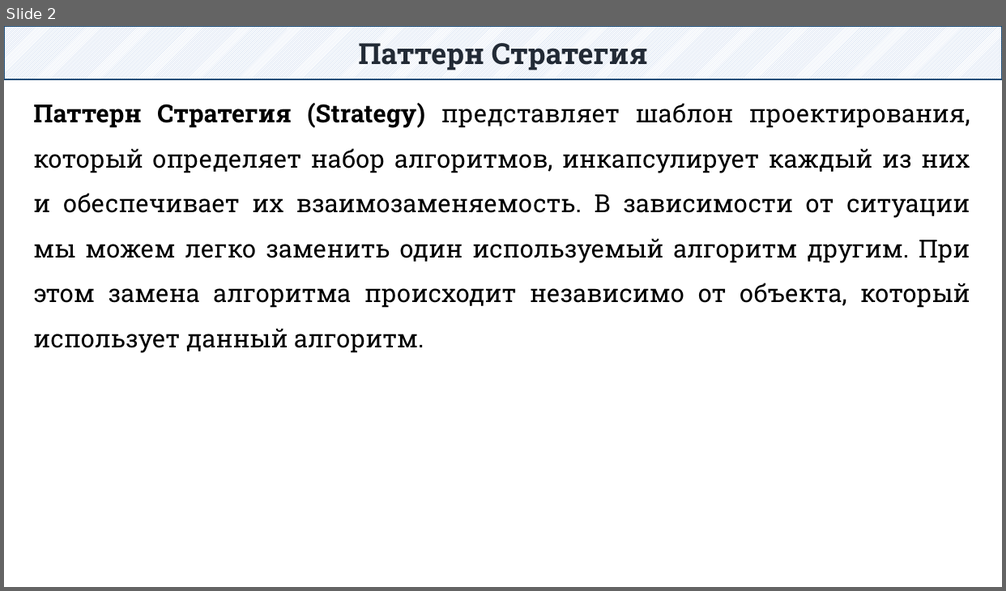
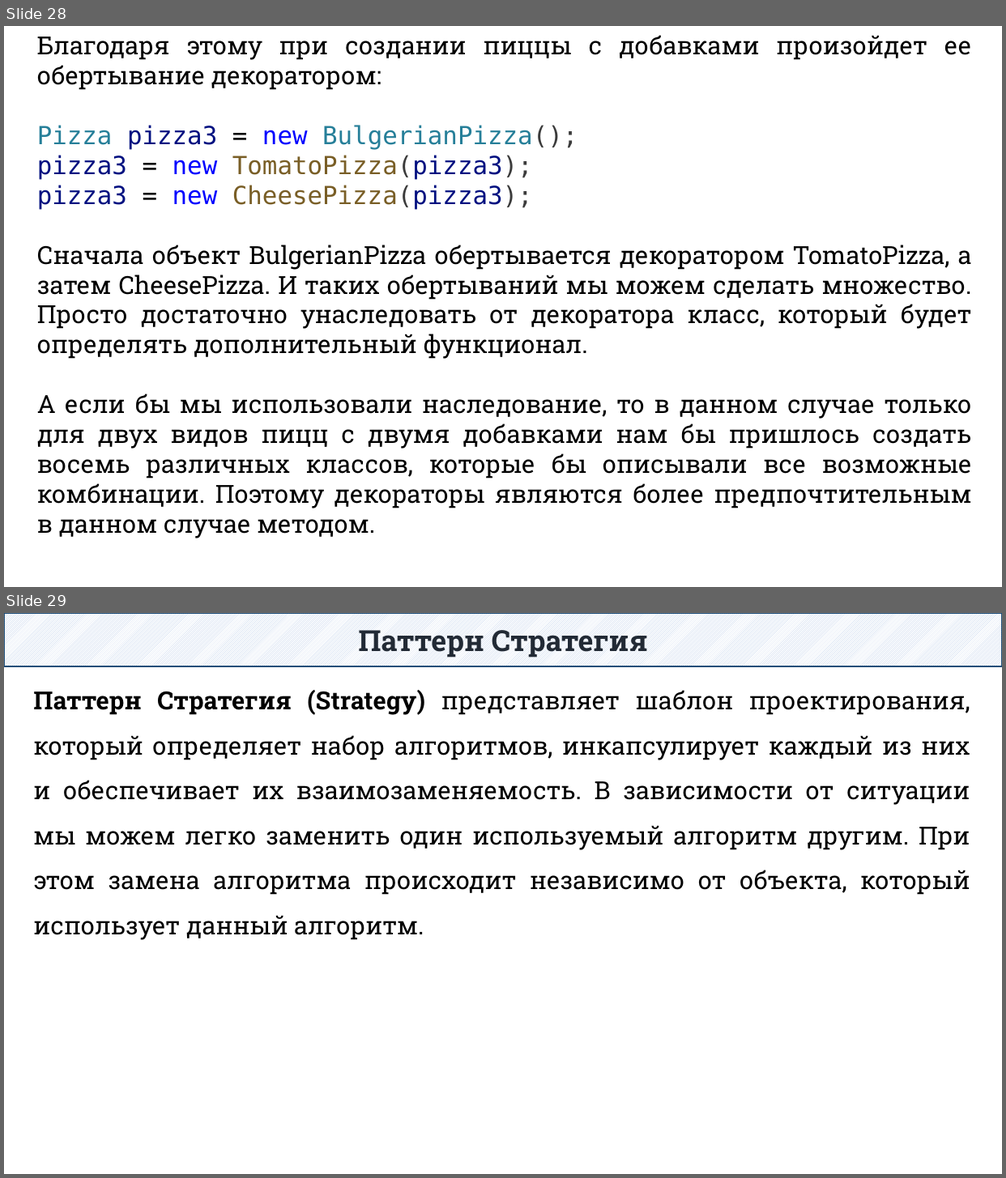
Before and after one commit to DaniilKlyukin/OOP-6, a slide deck: Лекции/ООП 2 лек 3.pptx. Shown one above the other, each under a label of ours: slide 2 before the commit, slides 28 and 29 after it. The pictures are 1006x591 and 1006x1178 pixels, drawn with LibreOffice and Linux fonts; fonts in the diff are those of the drawing. Boxes give left, top, right and bottom in pixels: in the first picture for what was removed or moved away, otherwise in the second. Text is boxed around its words. In the diff, an @@ line names an element or a change of style, - is before the commit and + after.

```diff
--- a/Лекции/ООП 2 лек 3.pptx
+++ b/Лекции/ООП 2 лек 3.pptx
@@ slide 28 added at [4, 26, 1002, 587], background #FFFFFF @@
@@ text added at [37, 35, 972, 539], 24 pt, text #000000 @@
+Благодаря этому при создании пиццы с добавками произойдет ее обертывание декоратором:
+Pizza pizza3 = new BulgerianPizza();
+pizza3 = new TomatoPizza(pizza3);
+pizza3 = new CheesePizza(pizza3);
+Сначала объект BulgerianPizza обертывается декоратором TomatoPizza, а затем CheesePizza. И таких обертываний мы можем сделать множество. Просто достаточно унаследовать от декоратора класс, который будет определять дополнительный функционал.
+А если бы мы использовали наследование, то в данном случае только для двух видов пицц с двумя добавками нам бы пришлось создать восемь различных классов, которые бы описывали все возможные комбинации. Поэтому декораторы являются более предпочтительным в данном случае методом.
@@ what was slide 2 is now slide 29 @@
```
Also in this commit, not shown: 1 slide changed, 27 other slides added, 4 other files.
